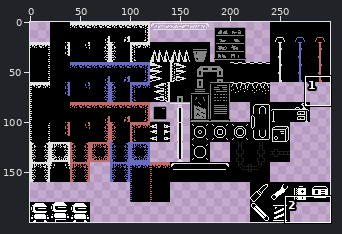
Sprite sheet: assets/sprites/Tilemap_Packed.png. The first picture is a wide view before the edit; the outline marks the close-up.
Close-up. First the earlier version:
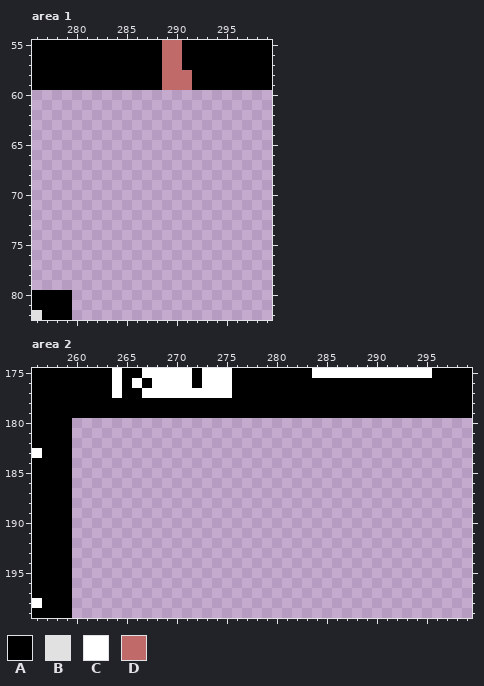
The file is 300x200 pixels. Colours within 5 levels of each other are drawn and written as one. Shown: area 1: x 276..299, y 55..82; area 2: x 256..299, y 175..199. The commit also changed other parts of the picture, which this record leaves out.
Palette (. is transparent): A #000000  B #e1e1e1  C #ffffff  D #c16a6a
Pixels before, area 1, first column x 276:
55 AAAAAAAAAAAAADDAAAAAAAAA
56 AAAAAAAAAAAAADDAAAAAAAAA
57 AAAAAAAAAAAAADDAAAAAAAAA
58 AAAAAAAAAAAAADDDAAAAAAAA
59 AAAAAAAAAAAAADDDAAAAAAAA
60 ........................
61 ........................
62 ........................
63 ........................
64 ........................
65 ........................
66 ........................
67 ........................
68 ........................
69 ........................
70 ........................
71 ........................
72 ........................
73 ........................
74 ........................
75 ........................
76 ........................
77 ........................
78 ........................
79 ........................
80 AAAA....................
81 AAAA....................
82 BAAA....................
Pixels before, area 2, first column x 256:
175 AAAAAAAACAACCCCCACCCAAAAAAAACCCCCCCCCCCCAAAA
176 AAAAAAAACACACCCCACCCAAAAAAAAAAAAAAAAAAAAAAAA
177 AAAAAAAACAACCCCCCCCCAAAAAAAAAAAAAAAAAAAAAAAA
178 AAAAAAAAAAAAAAAAAAAAAAAAAAAAAAAAAAAAAAAAAAAA
179 AAAAAAAAAAAAAAAAAAAAAAAAAAAAAAAAAAAAAAAAAAAA
180 AAAA........................................
181 AAAA........................................
182 AAAA........................................
183 CAAA........................................
184 AAAA........................................
185 AAAA........................................
186 AAAA........................................
187 AAAA........................................
188 AAAA........................................
189 AAAA........................................
190 AAAA........................................
191 AAAA........................................
192 AAAA........................................
193 AAAA........................................
194 AAAA........................................
195 AAAA........................................
196 AAAA........................................
197 AAAA........................................
198 CAAA........................................
199 AAAA........................................
After:
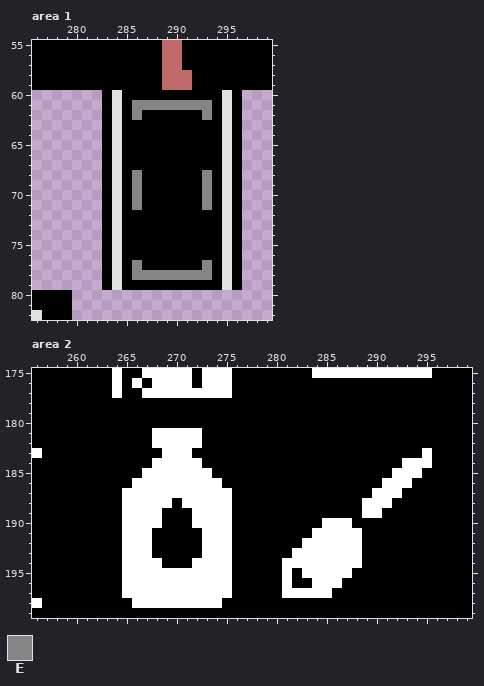
Colours new in this view: E #858585
Diff:
Area 1:
y 60: x 283..296 .............. -> ABAAAAAAAAAABA
y 61: x 283..296 .............. -> ABAEEEEEEEEABA
y 62: x 283..296 .............. -> ABAEAAAAAAEABA
y 63..67: x 283..296 .............. -> ABAAAAAAAAAABA
y 68..71: x 283..296 .............. -> ABAEAAAAAAEABA
y 72..76: x 283..296 .............. -> ABAAAAAAAAAABA
y 77: x 283..296 .............. -> ABAEAAAAAAEABA
y 78: x 283..296 .............. -> ABAEEEEEEEEABA
y 79: x 283..296 .............. -> ABAAAAAAAAAABA
Area 2:
y 180: x 260..299 ........................................ -> AAAAAAAAAAAAAAAAAAAAAAAAAAAAAAAAAAAAAAAA
y 181..182: x 260..299 ........................................ -> AAAAAAAACCCCCAAAAAAAAAAAAAAAAAAAAAAAAAAA
y 183: x 260..299 ........................................ -> AAAAAAAAACCCAAAAAAAAAAAAAAAAAAAAAAACAAAA
y 184: x 260..299 ........................................ -> AAAAAAAACCCCCAAAAAAAAAAAAAAAAAAAACCCAAAA
y 185: x 260..299 ........................................ -> AAAAAAACCCCCCCAAAAAAAAAAAAAAAAAACCCAAAAA
y 186: x 260..299 ........................................ -> AAAAAACCCCCCCCCAAAAAAAAAAAAAAAACCCAAAAAA
y 187: x 260..299 ........................................ -> AAAAACCCCCCCCCCCAAAAAAAAAAAAAACCCAAAAAAA
y 188: x 260..299 ........................................ -> AAAAACCCCCACCCCCAAAAAAAAAAAAACCCAAAAAAAA
y 189: x 260..299 ........................................ -> AAAAACCCCAAACCCCAAAAAAAAAAAAACCAAAAAAAAA
y 190: x 260..299 ........................................ -> AAAAACCCCAAACCCCAAAAAAAAACCCAAAAAAAAAAAA
y 191: x 260..299 ........................................ -> AAAAACCCAAAAACCCAAAAAAAACCCCCAAAAAAAAAAA
y 192: x 260..299 ........................................ -> AAAAACCCAAAAACCCAAAAAAACCCCCCAAAAAAAAAAA
y 193: x 260..299 ........................................ -> AAAAACCCAAAAACCCAAAAAACCCCCCCAAAAAAAAAAA
y 194: x 260..299 ........................................ -> AAAAACCCCAAACCCCAAAAACCCCCCCCAAAAAAAAAAA
y 195: x 260..299 ........................................ -> AAAAACCCCCCCCCCCAAAAACACCCCCAAAAAAAAAAAA
y 196: x 260..299 ........................................ -> AAAAACCCCCCCCCCCAAAAACAACCCAAAAAAAAAAAAA
y 197: x 260..299 ........................................ -> AAAAACCCCCCCCCCCAAAAACCCCCAAAAAAAAAAAAAA
y 198: x 260..299 ........................................ -> AAAAAACCCCCCCCCAAAAAAAAAAAAAAAAAAAAAAAAA
y 199: x 260..299 ........................................ -> AAAAAAAAAAAAAAAAAAAAAAAAAAAAAAAAAAAAAAAA
